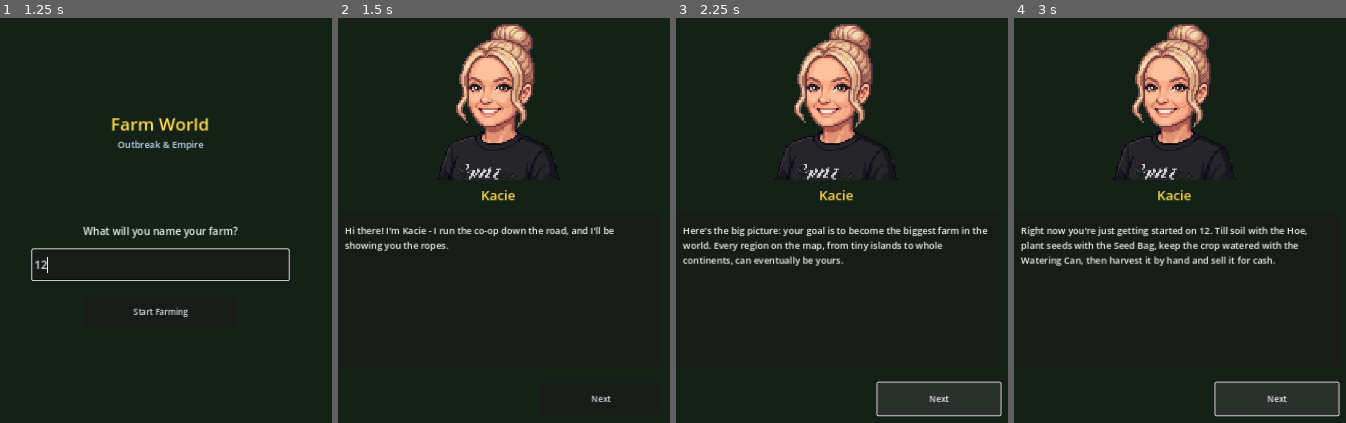
Above: before the commit, frames 1-4 (left to right).
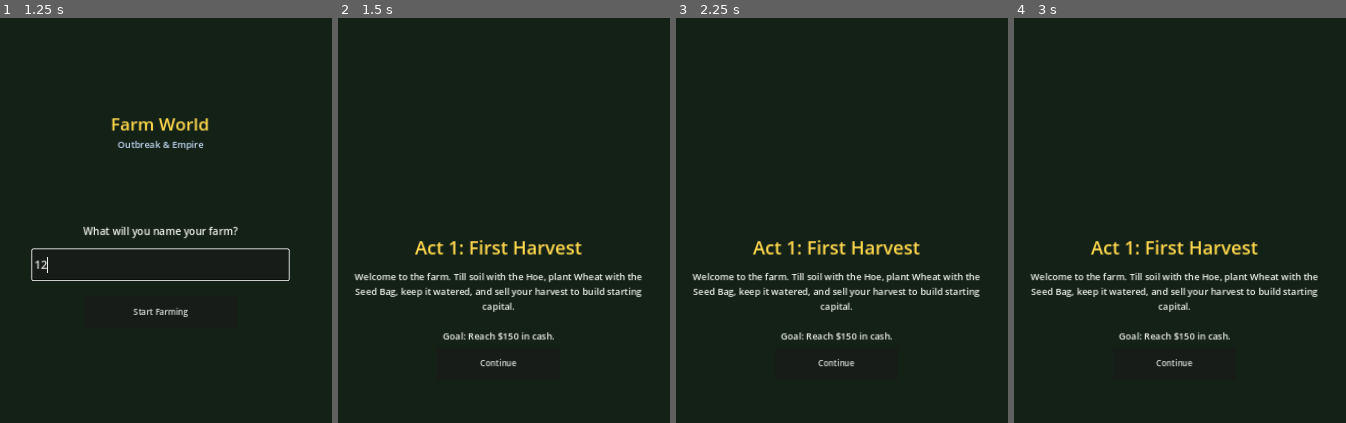
Above: after the commit, the same moments.

Repository: JLA92-bit/JLAProjects
Game: Godot game, scene res://scenes/Main.tscn
Two runs of this game, one before a commit and one after it. Both use one fixed random seed, a clock stepped at 60 frames per second and the inputs below.
Inputs (mouse positions are in pixels of both pictures, inside the frame that each line leads up to):
- Up to frame 1 (1.25 s): click (159, 265) at 0.52 s; type "12" at 0.6 s
- Up to frame 2 (1.5 s): click "Start Farming" at 1.25 s
- Up to frame 3 (2.25 s): click (938, 398) at 2 s, where only the run before the commit has a clickable "Next"
- Up to frame 4 (3 s): click (1276, 398) at 2.75 s, where only the run before the commit has a clickable "Next"

Frame 1 is identical in both runs. In frame 2, 9.9% of the frame differs, in the area x 2-92%, y 1-95%; in frame 3, 11%; in frame 4, 12%, in the area x 2-99%, y 1-99%.

Commit message:
Add per-Act title/transition screens with Kacie dialogue, fix facing bug
Each Act transition (including the very first one, right after naming the
farm) now shows a chapter-card title screen with that Act's name and goal,
followed by Kacie's dialogue introducing what's new for that Act - the
Outbreak's blight and the World Map opening in Act 2, tomatoes and the
rest of the world opening up in Act 3, and the final push to total world
domination in Act 4. This replaces the old plain single-panel act banner
for every transition; returning saves still mid-Act-1 keep that simpler
banner rather than replaying the full sequence on every launch.

Added an editor-only @export var debug_start_act (0-3) that jumps straight
to an Act's title+dialogue with matching tools/crops/map unlocked, so each
Act can be previewed and tested on its own in Godot without playing
through every Act before it.

Also fixes the player character facing backwards when moving left or
right - the yaw values for those two directions were swapped relative to
the character model's actual facing.

Co-Authored-By: Claude Sonnet 5 <noreply@anthropic.com>
Claude-Session: https://claude.ai/code/session_01DNTxo4LPgN535niDF8rEXY

Diff:
--- a/godot/scripts/Main.gd
+++ b/godot/scripts/Main.gd
@@ -1,4 +1,11 @@
 extends Node2D
+
+# Editor-only: set this in the Inspector (0-3) and run this scene to jump
+# straight to that Act's title card + Kacie dialogue, with tools/crops/map
+# unlocked to match, skipping the naming screen and normal progression -
+# lets each Act be previewed and tested in isolation without playing
+# through every Act before it. Leave at -1 for normal play.
+@export_range(-1, 3, 1) var debug_start_act: int = -1
 
 # ---------- Constants ----------
 const TILE := 40
@@ -400,6 +407,11 @@
 var intro_dialog_body: Label
 var intro_dialog_next_btn: Button
 var intro_dialog_index := 0
+var active_dialogue_pages: Array = [] # Kacie's lines for whichever Act triggered the dialogue panel
+var act_title_panel: Panel
+var act_title_label: Label
+var act_title_goal_label: Label
+var pending_act_transition_idx := 0
 var move_up_held := false
 var move_down_held := false
 var move_left_held := false
@@ -434,7 +446,15 @@
 	_build_scenery()
 	_build_player()
 	_refresh_all()
-	if is_new_game:
+	if debug_start_act >= 0:
+		current_act = clampi(debug_start_act, 0, ACTS.size() - 1)
+		if selected_tool != "" and not _tool_unlocked(selected_tool):
+			selected_tool = _act()["tools"][0]
+		if not _crop_unlocked(selected_crop):
+			selected_crop = _act()["crops"][0]
+		_refresh_all()
+		_show_act_transition(current_act)
+	elif is_new_game:
 		intro_name_panel.visible = true
 	elif current_act == 0:
 		_show_act_banner(0)
@@ -682,7 +702,9 @@
 	var world_x = (player_pos.x / TILE) * WORLD_TILE
 	var world_z = (player_pos.y / TILE) * WORLD_TILE
 	player_node.position = Vector3(world_x, PLAYER_Y_OFFSET, world_z)
-	var facing_yaw: float = {"down": 0.0, "up": PI, "left": PI / 2.0, "right": -PI / 2.0}[player_facing]
+	# left/right were swapped from the character model's actual facing - it
+	# visibly turned to look right when moving left, and vice versa.
+	var facing_yaw: float = {"down": 0.0, "up": PI, "left": -PI / 2.0, "right": PI / 2.0}[player_facing]
 	player_node.rotation.y = facing_yaw
 
 func _unhandled_key_input(event: InputEvent) -> void:
@@ -1291,7 +1313,7 @@
 			selected_tool = _act()["tools"][0]
 		if not _crop_unlocked(selected_crop):
 			selected_crop = _act()["crops"][0]
-		_show_act_banner(current_act)
+		_show_act_transition(current_act)
 		_refresh_all()
 
 func _show_act_banner(idx: int) -> void:
@@ -1446,35 +1468,87 @@
 
 	intro_dialog_next_btn = _add_button(intro_dialog_panel, "Next", Vector2(440, 950), Vector2(240, 64), _advance_intro_dialog)
 
-func _kacie_intro_pages() -> Array:
-	var shown_name = farm_name if farm_name != "" else "Home Farm"
-	return [
-		"Hi there! I'm Kacie - I run the co-op down the road, and I'll be showing you the ropes.",
-		"Here's the big picture: your goal is to become the biggest farm in the world. Every region on the map, from tiny islands to whole continents, can eventually be yours.",
-		"Right now you're just getting started on %s. Till soil with the Hoe, plant seeds with the Seed Bag, keep the crop watered with the Watering Can, then harvest it by hand and sell it for cash." % shown_name,
-		"Act 1 - First Harvest: reach $150 in cash to prove you can run a farm. Clearing it unlocks the World Map, where you can start claiming real regions around the globe.",
-		"Watch out, though: once the Outbreak begins, blight can infect your crops; bad weather like drought and frost can ruin a harvest; and regions you own need upkeep, or you'll lose them.",
-		"Clearing each Act's goal unlocks bigger tools, new crops, and more of the map to conquer - check the banner at the top any time to see what's next and what it takes to get there.",
-		"That's the whole pitch! Grab your Hoe and get started - I'll be cheering you on.",
-	]
+	# Screen 3 (also the very first screen after Act 1's naming/dialogue):
+	# a plain chapter-card announcing whichever Act is about to start, shown
+	# before Kacie's dialogue for that Act - reused for every 1->2->3->4
+	# transition, not just the very first one.
+	act_title_panel = Panel.new()
+	act_title_panel.position = Vector2.ZERO
+	act_title_panel.size = Vector2(720, 1560)
+	act_title_panel.visible = false
+	layer.add_child(act_title_panel)
+	_add_opaque_backdrop(act_title_panel)
+
+	act_title_label = _add_label(act_title_panel, "", Vector2(0, 660), Vector2(720, 50), 36, Color(1, 0.85, 0.3))
+	act_title_label.horizontal_alignment = HORIZONTAL_ALIGNMENT_CENTER
+	act_title_goal_label = _add_label(act_title_panel, "", Vector2(60, 730), Vector2(600, 120), 18)
+	act_title_goal_label.horizontal_alignment = HORIZONTAL_ALIGNMENT_CENTER
+	act_title_goal_label.autowrap_mode = TextServer.AUTOWRAP_WORD
+	_add_button(act_title_panel, "Continue", Vector2(240, 880), Vector2(240, 64), _on_act_title_continue)
+
+func _kacie_dialogue_for_act(idx: int) -> Array:
+	var act = ACTS[idx]
+	if idx == 0:
+		var shown_name = farm_name if farm_name != "" else "Home Farm"
+		return [
+			"Hi there! I'm Kacie - I run the co-op down the road, and I'll be showing you the ropes.",
+			"Here's the big picture: your goal is to become the biggest farm in the world. Every region on the map, from tiny islands to whole continents, can eventually be yours.",
+			"Right now you're just getting started on %s. Till soil with the Hoe, plant seeds with the Seed Bag, keep the crop watered with the Watering Can, then harvest it by hand and sell it for cash." % shown_name,
+			"Act 1 - First Harvest: reach $150 in cash to prove you can run a farm. Clearing it unlocks the World Map, where you can start claiming real regions around the globe.",
+			"Watch out, though: once the Outbreak begins, blight can infect your crops; bad weather like drought and frost can ruin a harvest; and regions you own need upkeep, or you'll lose them.",
+			"Clearing each Act's goal unlocks bigger tools, new crops, and more of the map to conquer - check the banner at the top any time to see what's next and what it takes to get there.",
+			"That's the whole pitch! Grab your Hoe and get started - I'll be cheering you on.",
+		]
+	match idx:
+		1:
+			return [
+				"Uh oh - a blight's broken out. Keep watch on your crops, and hit anything infected with the Cure Spray right away before it spreads to its neighbors.",
+				"Good news, though: the World Map just opened up. Africa's ready to claim - buy up its regions from the map screen to expand past this one plot.",
+				"%s: %s" % [act["title"], act["goal_text"]],
+			]
+		2:
+			return [
+				"You're really building something now. Tomatoes just came into season - they sell for a lot more than wheat or corn, so work them into your rotation.",
+				"Every continent on Earth is open to you at this point. Spread out, but don't forget: every region you own needs upkeep, or you'll lose it right back.",
+				"%s: %s" % [act["title"], act["goal_text"]],
+			]
+		3:
+			return [
+				"This is the big one. Every continent is in play, and pumpkins are your best cash crop yet - a premium pick for a farm at your level.",
+				"Finish what you started. Every region left unowned is one more step toward the biggest farm in the world.",
+				"%s: %s" % [act["title"], act["goal_text"]],
+			]
+		_:
+			return [act["intro"], act["goal_text"]]
+
+func _show_act_transition(idx: int) -> void:
+	pending_act_transition_idx = idx
+	var act = ACTS[idx]
+	act_title_label.text = act["title"]
+	act_title_goal_label.text = "%s\n\nGoal: %s" % [act["intro"], act["goal_text"]]
+	act_title_panel.visible = true
+
+func _on_act_title_continue() -> void:
+	act_title_panel.visible = false
+	active_dialogue_pages = _kacie_dialogue_for_act(pending_act_transition_idx)
+	intro_dialog_index = 0
+	_show_intro_dialog_page()
+	intro_dialog_panel.visible = true
 
 func _on_farm_name_confirmed() -> void:
 	var typed := farm_name_edit.text.strip_edges()
 	farm_name = typed if typed != "" else "Sunny Acres"
 	intro_name_panel.visible = false
 	_refresh_all()
-	intro_dialog_index = 0
-	_show_intro_dialog_page()
-	intro_dialog_panel.visible = true
+	_show_act_transition(0)
 
 func _show_intro_dialog_page() -> void:
-	var pages := _kacie_intro_pages()
-	intro_dialog_body.text = pages[intro_dialog_index]
-	intro_dialog_next_btn.text = "Let's Go!" if intro_dialog_index == pages.size() - 1 else "Next"
+	intro_dialog_body.text = active_dialogue_pages[intro_dialog_index]
+	intro_dialog_next_btn.text = "Let's Go!" if intro_dialog_index == active_dialogue_pages.size() - 1 else "Next"
 
 func _advance_intro_dialog() -> void:
 	intro_dialog_index += 1
-	if intro_dialog_index >= _kacie_intro_pages().size():
+	if intro_dialog_index >= active_dialogue_pages.size():
 		intro_dialog_panel.visible = false
 		return
 	_show_intro_dialog_page()
